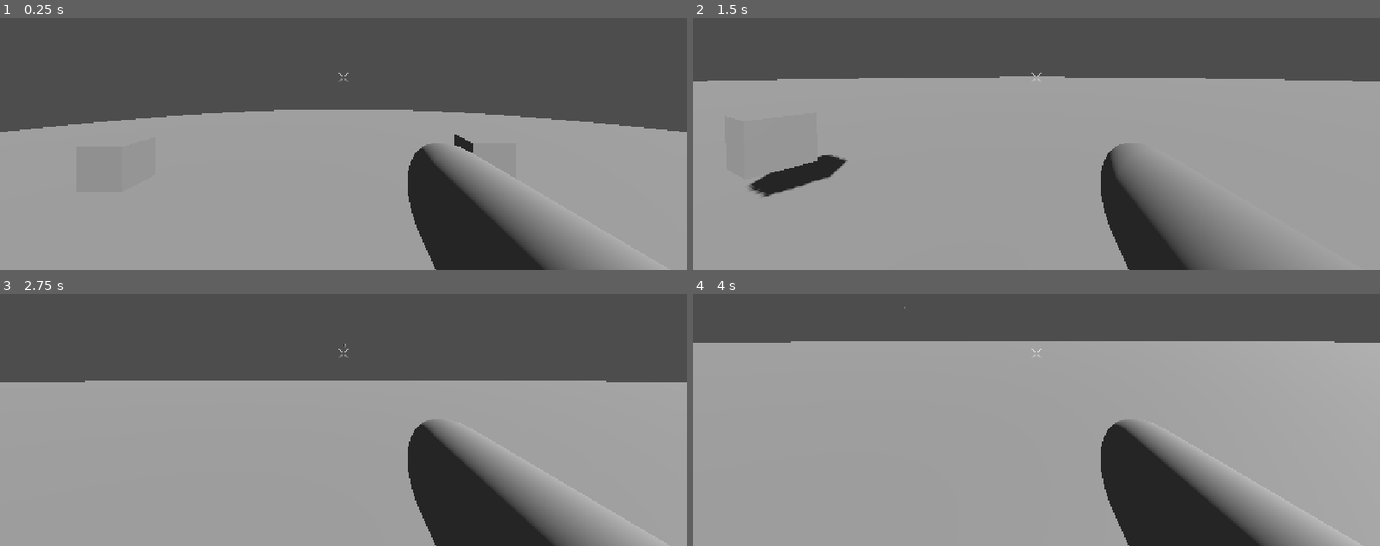
Above: before the commit, frames 1-4 (two rows, left to right).
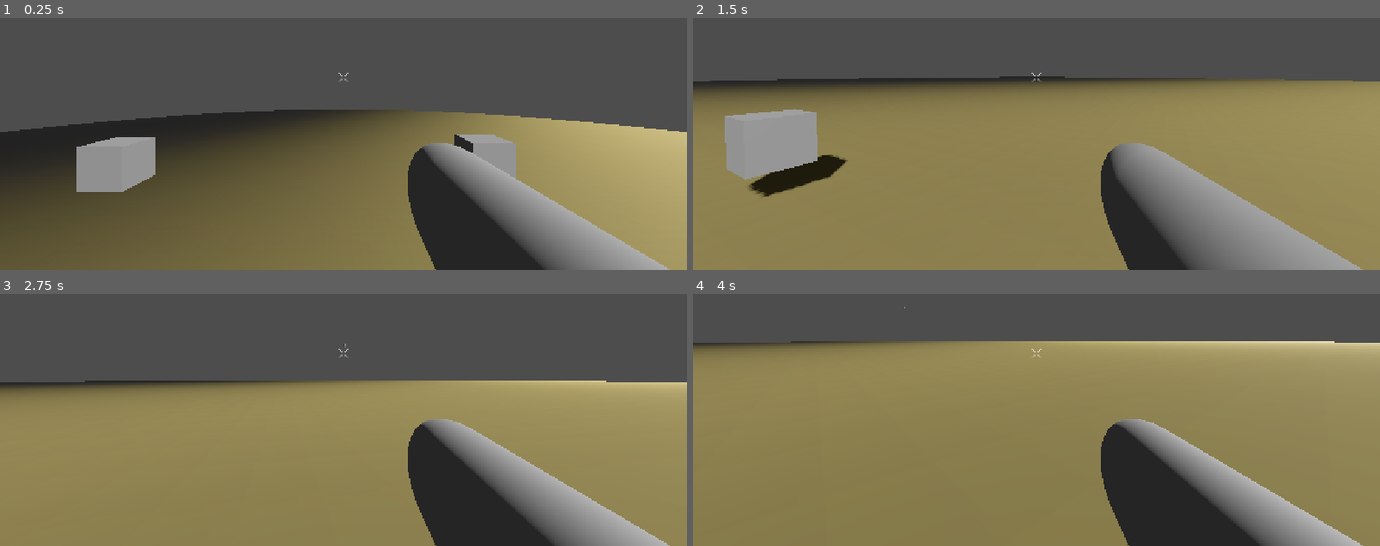
Above: after the commit, the same moments.

Repository: Schlutzkrapfen/RobertsGameJam
Game: Godot game, scene res://Nodes/Levels/Level0.tscn
Same seed, same stepped clock (60 frames per second), same inputs: the game is played once before the commit and once after it.
Inputs (mouse positions are in pixels of both pictures, inside the frame that each line leads up to):
- Up to frame 1 (0.25 s): no input
- Up to frame 2 (1.5 s): tap Enter (ui_accept) at 0.5, 0.6 s; move the mouse to (1070, 75) at 0.52 s; hold Up (ui_up) from 0.53 s (still down); tap Space (jump) at 0.77, 0.8, 1.07, 1.35 s; move the mouse to (1002, 78) at 1.27 s
- Up to frame 3 (2.75 s): keep holding Up (ui_up); tap Space (jump) at 1.52, 1.82, 2.3 s; tap Enter (ui_accept) at 1.55 s; move the mouse to (357, 346) at 2.02 s; press the mouse at (357, 346) at 2.03 s
- Up to frame 4 (4 s): keep holding Up (ui_up); move the mouse to (1029, 359) at 2.77 s; release the mouse at (1029, 359) at 2.78 s; tap Enter (ui_accept) at 2.85, 3.6 s; tap Space (jump) at 3.02, 3.32, 3.77, 3.8 s; move the mouse to (1084, 357) at 3.52 s

The runs differ from the first frame. In frame 1, 47% of the frame differs, in the area x 0-100%, y 36-100%; in frame 2, 62%; in frame 3, 55%; in frame 4, 70%, in the area x 0-100%, y 18-100%.

Commit message:
added some color

Diff:
--- a/Nodes/Levels/Level0.tscn
+++ b/Nodes/Levels/Level0.tscn
@@ -5,9 +5,25 @@
 [ext_resource type="Script" uid="uid://bfh60xxx62h60" path="res://Scripts/Misc/PauseMenu.gd" id="5_dxclx"]
 [ext_resource type="PackedScene" uid="uid://et8hvvm1wu1e" path="res://Nodes/Objects/box.tscn" id="6_v1h2x"]
 
+[sub_resource type="NavigationMesh" id="NavigationMesh_nacyp"]
+geometry_parsed_geometry_type = 0
+
 [sub_resource type="CylinderMesh" id="CylinderMesh_xeka7"]
 top_radius = 100.0
 bottom_radius = 100.0
+
+[sub_resource type="Gradient" id="Gradient_4ys6t"]
+interpolation_mode = 2
+offsets = PackedFloat32Array(0, 0.42741936, 1)
+colors = PackedColorArray(0, 0, 0, 1, 0.6259403, 0.5782508, 0.38447848, 1, 1, 1, 1, 1)
+
+[sub_resource type="GradientTexture2D" id="GradientTexture2D_7n3k6"]
+gradient = SubResource("Gradient_4ys6t")
+fill_from = Vector2(0.25531915, 0.3856383)
+fill_to = Vector2(0.75, 0.74734044)
+
+[sub_resource type="StandardMaterial3D" id="StandardMaterial3D_dxclx"]
+albedo_texture = SubResource("GradientTexture2D_7n3k6")
 
 [sub_resource type="PhysicsMaterial" id="PhysicsMaterial_jn3sf"]
 
@@ -67,14 +83,18 @@
 [node name="Box3" parent="Arena" unique_id=1495860071 instance=ExtResource("6_v1h2x")]
 transform = Transform3D(1, 0, 0, 0, 1, 0, 0, 0, 1, -0.48102093, 6.4473114, 5.3890734)
 
-[node name="Ground" type="MeshInstance3D" parent="Arena" unique_id=232500043]
+[node name="Navmesh" type="NavigationRegion3D" parent="Arena" unique_id=787568873]
+navigation_mesh = SubResource("NavigationMesh_nacyp")
+
+[node name="Ground" type="MeshInstance3D" parent="Arena/Navmesh" unique_id=232500043]
 transform = Transform3D(1, 0, 0, 0, 1, 0, 0, 0, 1, 0, -7.4107494, 0)
 mesh = SubResource("CylinderMesh_xeka7")
+surface_material_override/0 = SubResource("StandardMaterial3D_dxclx")
 
-[node name="StaticBody3D" type="StaticBody3D" parent="Arena/Ground" unique_id=681971485]
+[node name="StaticBody3D" type="StaticBody3D" parent="Arena/Navmesh/Ground" unique_id=681971485]
 physics_material_override = SubResource("PhysicsMaterial_jn3sf")
 
-[node name="CollisionShape3D" type="CollisionShape3D" parent="Arena/Ground/StaticBody3D" unique_id=1807222277]
+[node name="CollisionShape3D" type="CollisionShape3D" parent="Arena/Navmesh/Ground/StaticBody3D" unique_id=1807222277]
 shape = SubResource("CylinderShape3D_nacyp")
 
 [node name="Sun" type="DirectionalLight3D" parent="." unique_id=307039512]
--- /dev/null
+++ b/Nodes/Objects/enemy.tscn
@@ -0,0 +1,16 @@
+[gd_scene format=3 uid="uid://duc6rybo6ab0m"]
+
+[ext_resource type="Script" uid="uid://lxfsfd104pl7" path="res://Scripts/Enemy/enemy.gd" id="1_hbvj2"]
+
+[sub_resource type="CapsuleShape3D" id="CapsuleShape3D_nacyp"]
+
+[sub_resource type="CapsuleMesh" id="CapsuleMesh_nacyp"]
+
+[node name="CharacterBody3D" type="CharacterBody3D" unique_id=969598575]
+script = ExtResource("1_hbvj2")
+
+[node name="CollisionShape3D" type="CollisionShape3D" parent="." unique_id=1947596448]
+shape = SubResource("CapsuleShape3D_nacyp")
+
+[node name="MeshInstance3D" type="MeshInstance3D" parent="CollisionShape3D" unique_id=1072187092]
+mesh = SubResource("CapsuleMesh_nacyp")
--- /dev/null
+++ b/Scripts/Enemy/enemy.gd
@@ -0,0 +1,28 @@
+extends CharacterBody3D
+
+
+const SPEED = 5.0
+const JUMP_VELOCITY = 4.5
+
+
+func _physics_process(delta: float) -> void:
+	# Add the gravity.
+	if not is_on_floor():
+		velocity += get_gravity() * delta
+
+	# Handle jump.
+	if Input.is_action_just_pressed("ui_accept") and is_on_floor():
+		velocity.y = JUMP_VELOCITY
+
+	# Get the input direction and handle the movement/deceleration.
+	# As good practice, you should replace UI actions with custom gameplay actions.
+	var input_dir := Input.get_vector("ui_left", "ui_right", "ui_up", "ui_down")
+	var direction := (transform.basis * Vector3(input_dir.x, 0, input_dir.y)).normalized()
+	if direction:
+		velocity.x = direction.x * SPEED
+		velocity.z = direction.z * SPEED
+	else:
+		velocity.x = move_toward(velocity.x, 0, SPEED)
+		velocity.z = move_toward(velocity.z, 0, SPEED)
+
+	move_and_slide()
--- /dev/null
+++ b/Scripts/Shader/Checker.gdshader
@@ -0,0 +1,11 @@
+shader_type spatial;
+
+uniform float size : hint_range(1.0, 100.0) = 25.0;
+uniform vec4 color1 : source_color = vec4(1.0, 1.0, 1.0, 1.0);
+uniform vec4 color2 : source_color = vec4(0.7, 0.7, 0.7, 1.0);
+
+void fragment() {
+    vec2 pos = floor(FRAGCOORD.xy / size);
+    float pattern_mask = mod(pos.x + mod(pos.y, 2.0), 2.0);
+    ALBEDO = mix(color1.rgb, color2.rgb, pattern_mask).rgb;
+}
Not shown, added: Scripts/Enemy/enemy.gd.uid
Not shown, added: Scripts/Shader/Checker.gdshader.uid
